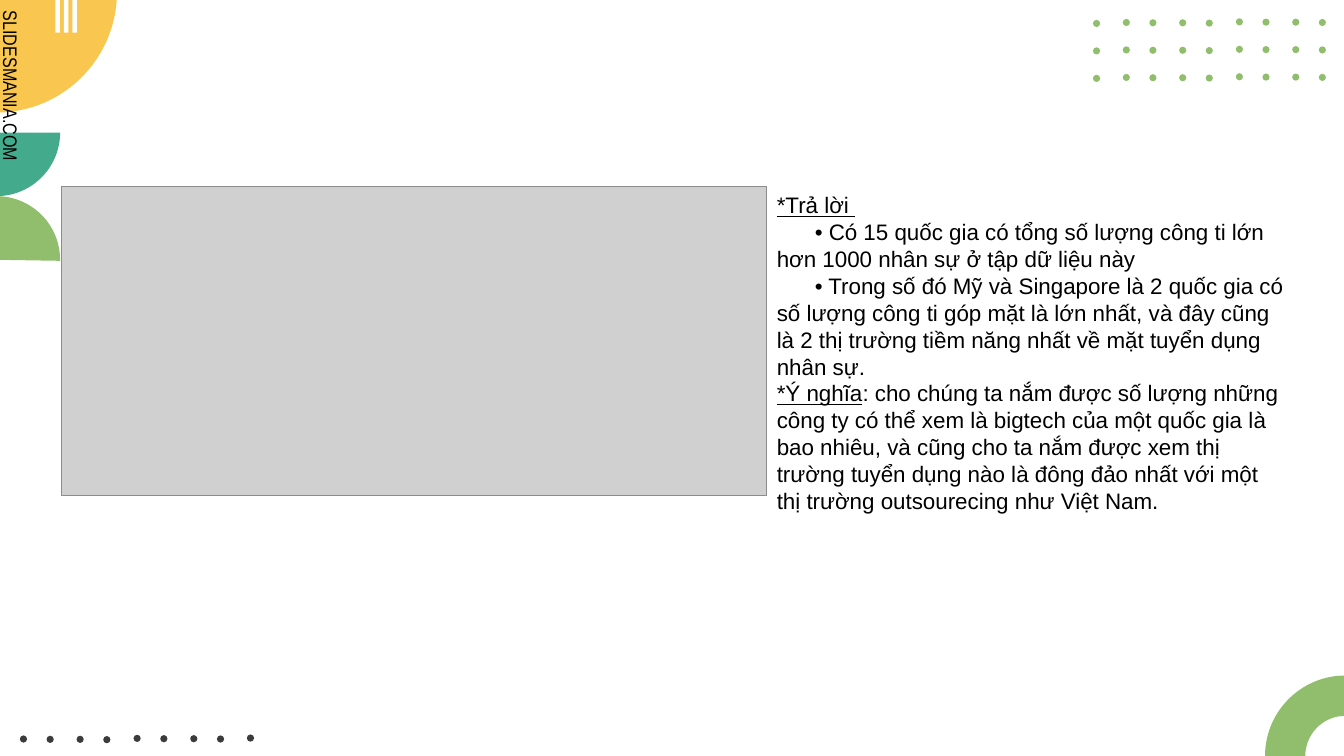
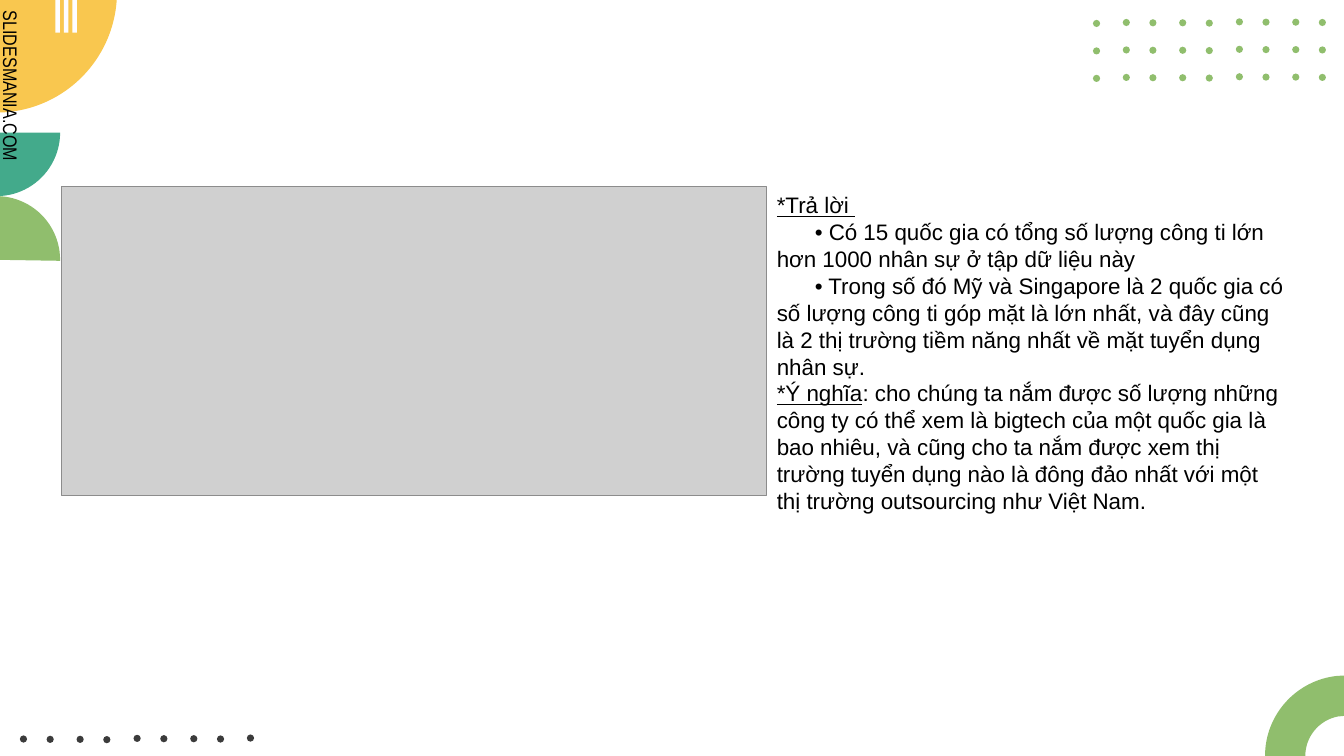
Before and after one commit to hxt-us/DA_LTKHDL_TH, a slide deck: slide 24 of LTKHDL.pptx. Drawn at 1344x756 pixels with LibreOffice and Linux fonts; fonts in the diff are those of the drawing; grey boxes stand for pictures. Boxes give left, top, right and bottom in pixels: in the first picture for what was removed or moved away, otherwise in the second. Text is boxed around its words. In the diff, an @@ line names an element or a change of style, - is before the commit and + after.

```diff
--- a/LTKHDL.pptx
+++ b/LTKHDL.pptx
@@ text at [777,384,1278,510]: text changed @@
-*Ý nghĩa: cho chúng ta nắm được số lượng những công ty có thể xem là bigtech của một quốc gia là bao nhiêu, và cũng cho ta nắm được xem thị trường tuyển dụng nào là đông đảo nhất với một thị trường outsourecing như Việt Nam.
+*Ý nghĩa: cho chúng ta nắm được số lượng những công ty có thể xem là bigtech của một quốc gia là bao nhiêu, và cũng cho ta nắm được xem thị trường tuyển dụng nào là đông đảo nhất với một thị trường outsourcing như Việt Nam.
```
Also in this commit, not shown: 2 other slides changed, 2 other files.
